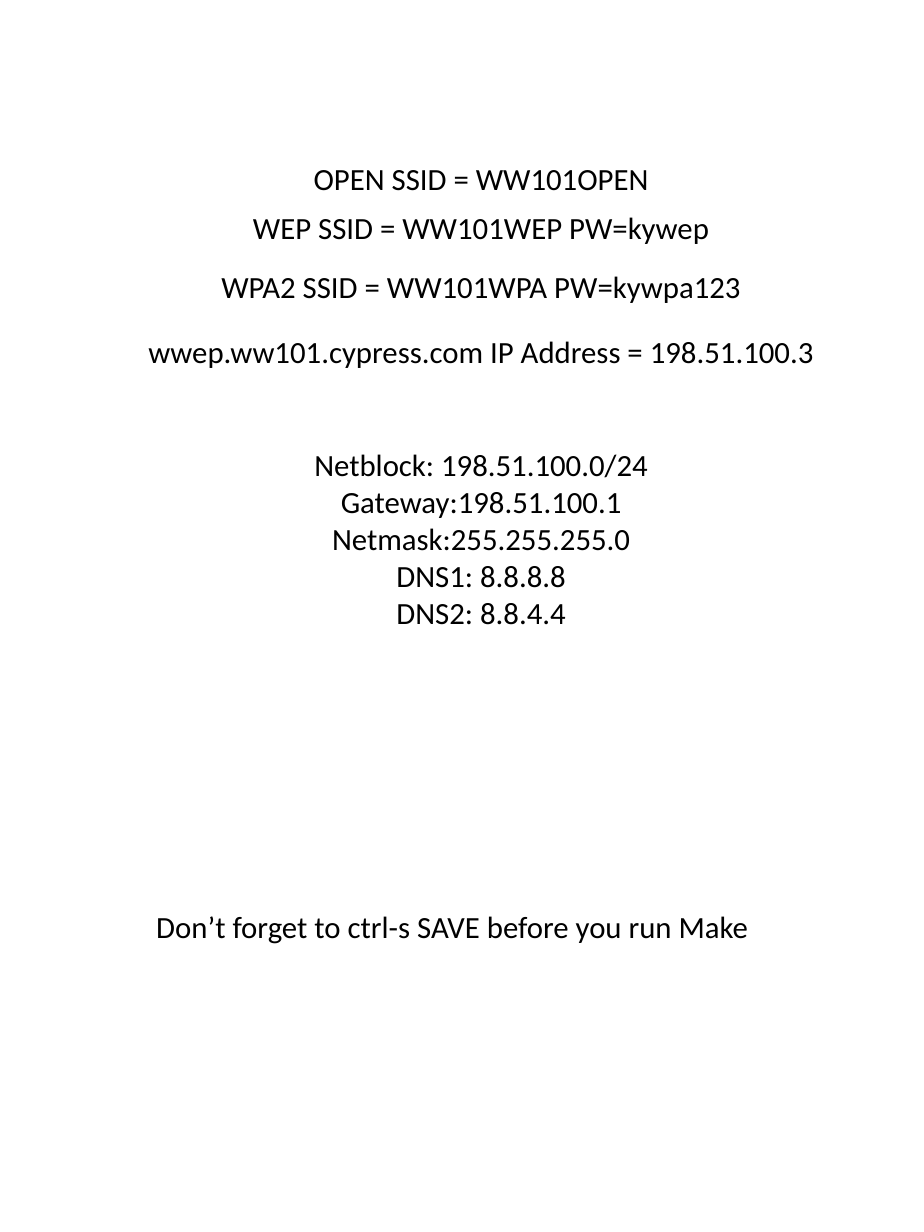
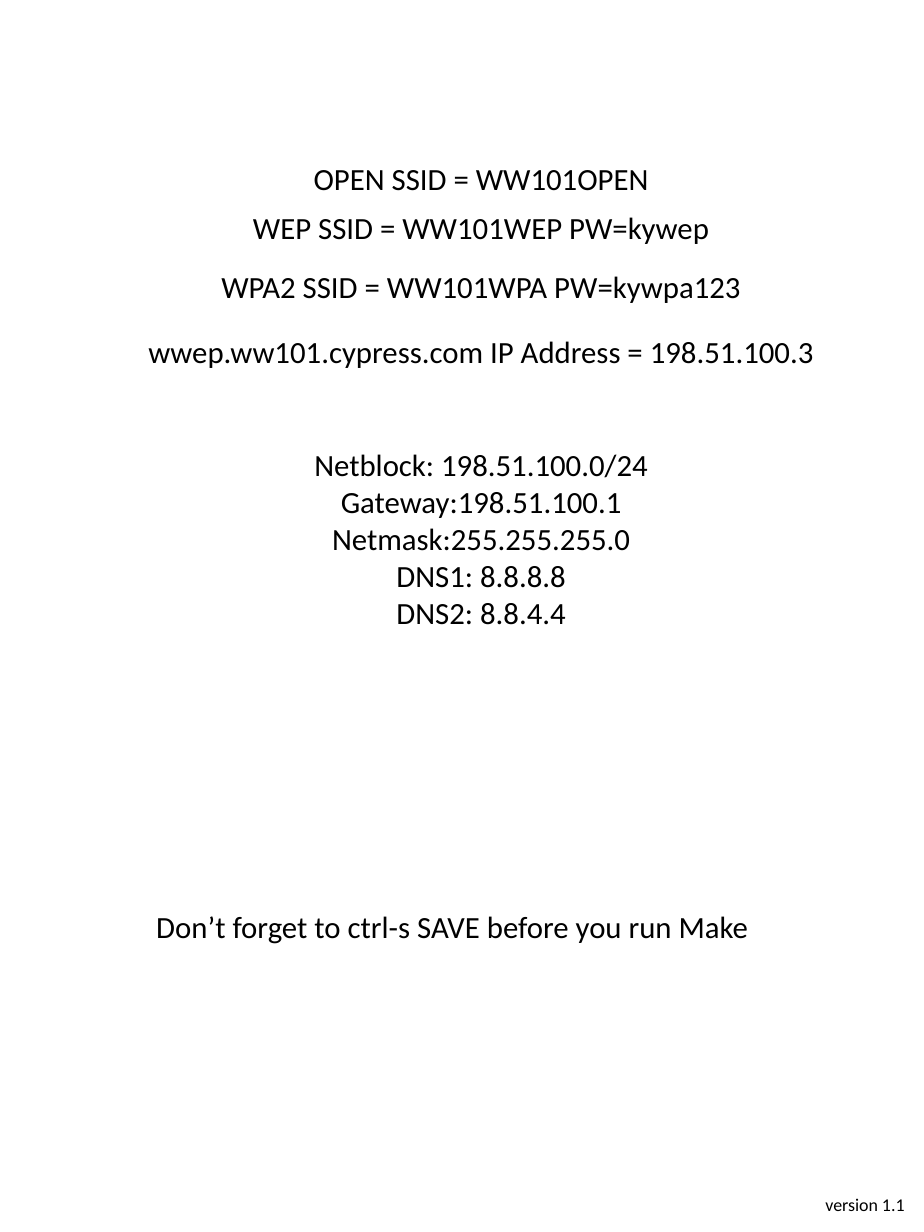
Before and after one commit to iotexpert/WW101, a slide deck: slide 2 of labmanual/WW101-Binder-Cover.pptx. Drawn at 924x1232 pixels with LibreOffice and Linux fonts; fonts in the diff are those of the drawing. Boxes give left, top, right and bottom in pixels: in the first picture for what was removed or moved away, otherwise in the second. Text is boxed around its words. In the diff, an @@ line names an element or a change of style, - is before the commit and + after.

Commit message:
added a version number textbox to the cover

```diff
--- a/labmanual/WW101-Binder-Cover.pptx
+++ b/labmanual/WW101-Binder-Cover.pptx
@@ text added at [825, 1198, 905, 1211], 10.5 pt, text #000000 @@
+version 1.1
```
